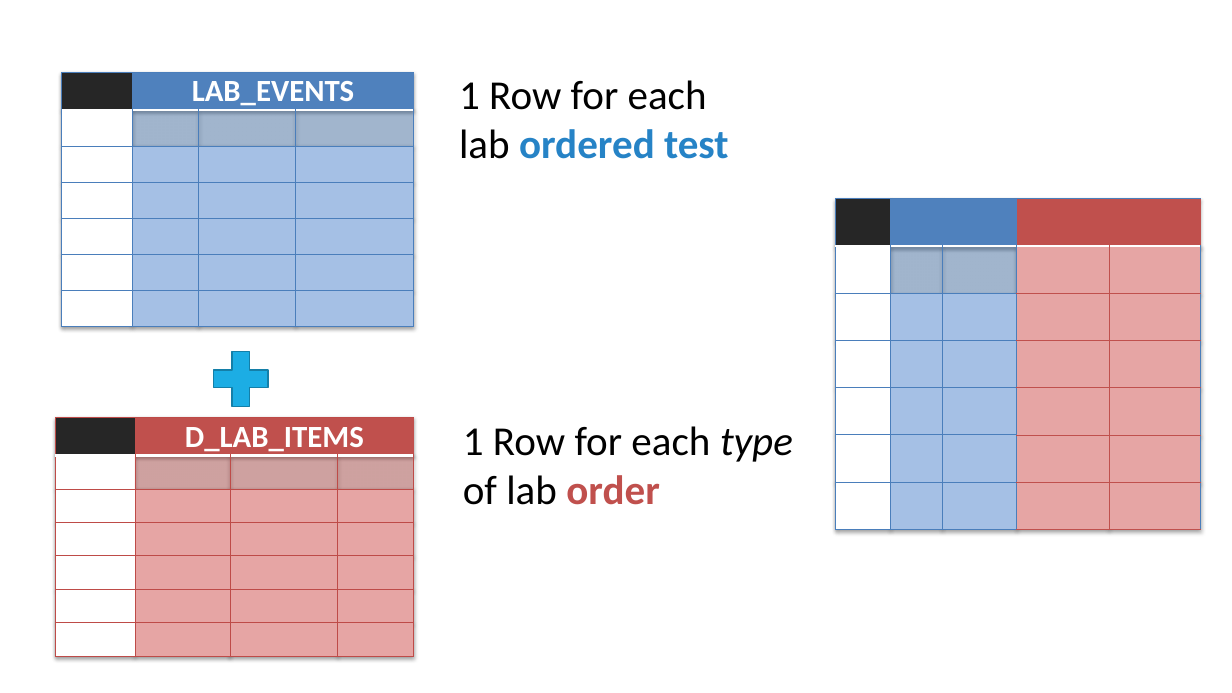
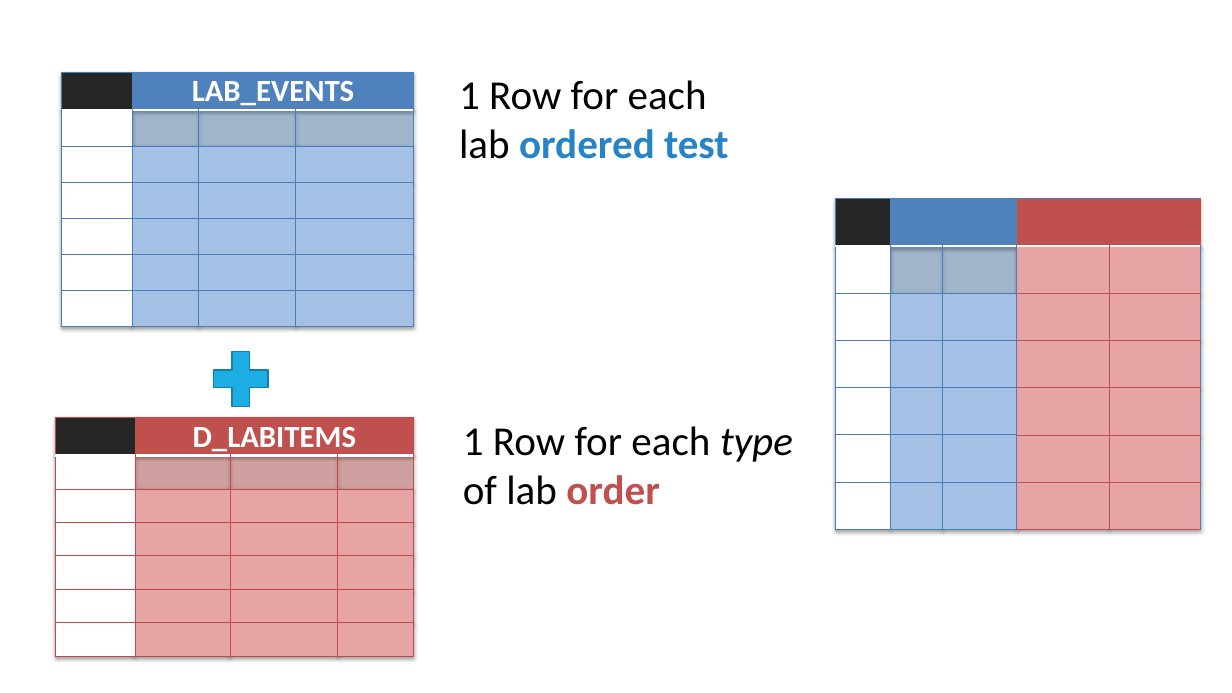
Before and after one commit to amromeo/api_r_int_db_24, a slide deck: slide 12 of presentations/03 - Joins.pptx. Drawn at 1232x693 pixels with LibreOffice and Linux fonts; fonts in the diff are those of the drawing. Boxes give left, top, right and bottom in pixels: in the first picture for what was removed or moved away, otherwise in the second. Text is boxed around its words. In the diff, an @@ line names an element or a change of style, - is before the commit and + after.

```diff
--- a/presentations/03 - Joins.pptx
+++ b/presentations/03 - Joins.pptx
@@ table at <box>55,418,414,656</box> @@
-row 1, column 2: D_LAB_ITEMS
+row 1, column 2: D_LABITEMS
```
Also in this commit, not shown: 7 other slides changed, 1 other file.
